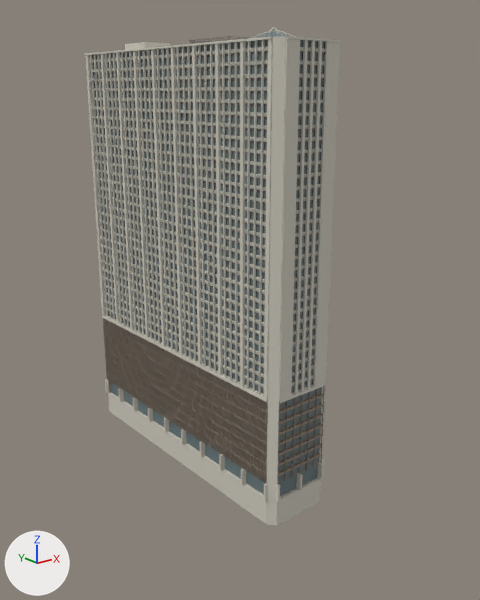
The Blender file godot/tools/blender/authored/millennium_plaza.blend as it was, and as the next commit left it.
Camera for both pictures: a camera (50 mm lens) standing at (-114.8, -163.1, 107.1) and looking at (2.4, -16.7, 48.5). Lighting does not change. The marker at lower left points along +X, +Y and +Z. The picture after the commit comes second.

In view in the first picture: 'Millennium brown ribbed office panels', 'Millennium dark sash and deck railing', 'Millennium fluted residential spandrels', 'Millennium light roof membrane', 'Millennium pale concrete piers', 'Millennium recessed residential glass' and 1 more.
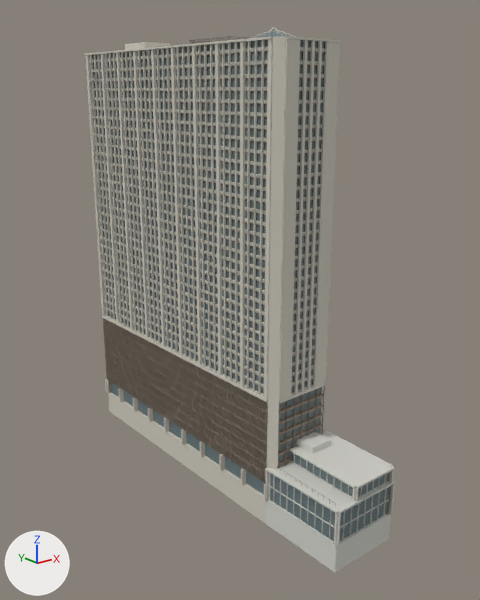
What differs and where, as boxes [x1, y1, x2, y2] in the pictures (480 x 600 px):
'Millennium recessed residential glass', reshaped (28% wider, 10% taller): before [90, 30, 324, 496]; after [90, 30, 389, 541]
'Millennium light roof membrane', reshaped (30% wider, 50% taller): before [89, 47, 325, 396]; after [89, 47, 396, 572]
part 1 of me_millennium_light_roof_membrane, added: after [295, 431, 331, 454]
part 2 of me_millennium_light_roof_membrane, added: after [290, 432, 390, 484]
part 3 of me_millennium_light_roof_membrane, added: after [273, 476, 275, 503]
part 4 of me_millennium_light_roof_membrane, added: after [286, 484, 288, 512]
part 5 of me_millennium_light_roof_membrane, added: after [329, 510, 332, 540]
part 6 of me_millennium_light_roof_membrane, added: after [266, 471, 269, 501]
part 7 of me_millennium_light_roof_membrane, added: after [334, 512, 338, 546]
part 8 of me_millennium_light_roof_membrane, added: after [342, 511, 345, 541]
part 9 of me_millennium_light_roof_membrane, added: after [370, 496, 373, 524]
part 10 of me_millennium_light_roof_membrane, added: after [383, 488, 387, 516]
part 11 of me_millennium_light_roof_membrane, added: after [336, 512, 341, 547]
part 12 of me_millennium_light_roof_membrane, added: after [389, 484, 395, 515]
part 13 of me_millennium_light_roof_membrane, added: after [265, 430, 396, 572]
part 14 of me_millennium_brown_ribbed_office_panels, added: after [387, 486, 391, 515]
part 15 of me_millennium_recessed_residential_glass, added: after [339, 487, 389, 541]
part 16 of me_millennium_recessed_residential_glass, added (mostly hidden): after [358, 473, 388, 497]
part 17 of me_millennium_recessed_residential_glass, added: after [291, 452, 352, 497]
part 18 of me_millennium_recessed_residential_glass, added: after [270, 473, 335, 541]

What changed in the scene script:
```text
Change me_millennium_brown_ribbed_office_panels:
    remove me_millennium_brown_ribbed_office_panels.from_pydata(...)  # 2820 vertices, 2114 faces; spans x -11.3..11.3, y -46.1..46.1, z 0.0..118.8
    add me_millennium_brown_ribbed_office_panels.from_pydata(...)  # 2904 vertices, 2176 faces; spans x -11.3..11.8, y -69.3..46.1, z 0.0..118.8
    me_millennium_brown_ribbed_office_panels part 14: 36 vertices added at x -9.1..11.0, y -69.3..-43.7, z 0.0..9.8
    other edits to the shape of me_millennium_brown_ribbed_office_panels do not show in these pictures
Change me_millennium_light_roof_membrane:
    remove me_millennium_light_roof_membrane.from_pydata(...)  # 59532 vertices, 44648 faces; spans x -11.1..11.1, y -45.9..45.9, z 30.0..118.8
    add me_millennium_light_roof_membrane.from_pydata(...)  # 60524 vertices, 45390 faces; spans x -11.1..12.4, y -69.9..45.9, z -8.0..118.8
    me_millennium_light_roof_membrane part 1: a new loose piece, a box spanning x -0.5..6.5, y -51.5..-44.5, z 14.3..16.1, in mat_millennium_light_roof_membrane (light grey #d1d1ca)
    me_millennium_light_roof_membrane part 2: a new loose piece, a box spanning x -3.0..11.1, y -69.1..-44.2, z 14.1..14.3, in mat_millennium_light_roof_membrane (light grey #d1d1ca)
    me_millennium_light_roof_membrane part 3: the loose piece of 8 vertices spanning x -9.9, y -42.3..-42.2, z 30.0..30.8 is copied, and the copy is scaled about its middle by (7.27, 1.64, 13.7), then moved by (0.4, -4.0, -25.5); it spans x -9.7..-9.3, y -46.3..-46.2, z 0.0..9.8
    me_millennium_light_roof_membrane part 4: the loose piece of 8 vertices spanning x -9.9, y -42.3..-42.2, z 30.0..30.8 is copied, and the copy is scaled about its middle by (7.27, 1.64, 13.7), then moved by (0.5, -9.1, -25.5); it spans x -9.6..-9.2, y -51.4..-51.3, z 0.0..9.8
    me_millennium_light_roof_membrane part 5: the loose piece of 8 vertices spanning x -9.9, y -42.3..-42.2, z 30.0..30.8 is copied, and the copy is scaled about its middle by (7.27, 1.64, 13.7), then moved by (0.9, -24.5, -25.5); it spans x -9.2..-8.8, y -66.8..-66.7, z 0.0..9.8
    me_millennium_light_roof_membrane part 6: the loose piece of 8 vertices spanning x -9.9, y -42.3..-42.2, z 30.0..30.8 is copied, and the copy is scaled about its middle by (16.4, 9.09, 13.7), then moved by (0.0, -1.7, -25.5); it spans x -10.3..-9.4, y -44.2..-43.7, z 0.0..9.8
    me_millennium_light_roof_membrane part 7: the loose piece of 8 vertices spanning x -9.9, y -42.3..-42.2, z 30.0..30.8 is copied, and the copy is scaled about its middle by (16.4, 9.09, 13.7), then moved by (0.7, -26.8, -25.5); it spans x -9.7..-8.8, y -69.3..-68.8, z 0.0..9.8
    me_millennium_light_roof_membrane part 8: the loose piece of 8 vertices spanning x -3.5, y -45.8, z 30.0..30.8 is copied, and the copy is scaled about its middle by (1.64, 7.27, 13.7), then moved by (-3.1, -23.2, -25.5); it spans x -6.6..-6.5, y -69.2..-68.8, z 0.0..9.8
    me_millennium_light_roof_membrane part 9: the loose piece of 8 vertices spanning x 3.7, y -45.6, z 30.0..30.8 is copied, and the copy is scaled about its middle by (1.64, 7.27, 13.7), then moved by (0.2, -23.3, -25.5); it spans x 3.9..4.0, y -69.1..-68.7, z 0.0..9.8
    me_millennium_light_roof_membrane part 10: the loose piece of 8 vertices spanning x 4.6, y -45.6, z 30.0..30.8 is copied, and the copy is scaled about its middle by (1.64, 7.27, 13.7), then moved by (4.6, -23.3, -25.5); it spans x 9.1..9.2, y -69.1..-68.7, z 0.0..9.8
    me_millennium_light_roof_membrane part 11: a new loose piece, a box spanning x -9.2..-8.7, y -69.75..-68.85, z 0.0..9.8, in mat_millennium_light_roof_membrane (light grey #d1d1ca)
    me_millennium_light_roof_membrane part 12: a new loose piece, a box spanning x 11.3..11.8, y -69.65..-68.75, z 0.0..9.8, in mat_millennium_light_roof_membrane (light grey #d1d1ca)
    me_millennium_light_roof_membrane part 13: 752 vertices added at x -10.5..12.4, y -69.9..-43.6, z -8.0..14.4
    other edits to the shape of me_millennium_light_roof_membrane do not show in these pictures
Change me_millennium_recessed_residential_glass:
    remove me_millennium_recessed_residential_glass.from_pydata(...)  # 19904 vertices, 14896 faces; spans x -11.1..10.6, y -45.3..45.9, z 0.2..121.4
    add me_millennium_recessed_residential_glass.from_pydata(...)  # 19968 vertices, 14944 faces; spans x -11.1..11.5, y -69.0..45.9, z 0.2..121.4
    me_millennium_recessed_residential_glass part 15: the loose piece of 8 vertices spanning x -8.0..9.1, y -45.3..-44.9, z 5.4..7.7 is copied, and the copy is scaled about its middle by (1.19, 0.272, 4.15), then moved by (0.8, -23.6, -1.7); it spans x -8.9..11.5, y -68.8..-68.6, z 0.2..9.6
    me_millennium_recessed_residential_glass part 16: a new loose piece, a box spanning x -2.7..10.8, y -68.59..-68.51, z 10.175..13.925, in mat_millennium_recessed_residential_glass (greyish cyan #657679)
    me_millennium_recessed_residential_glass part 17: a new loose piece, a box spanning x -2.49..-2.41, y -68.8..-44.5, z 10.175..13.925, in mat_millennium_recessed_residential_glass (greyish cyan #657679)
    me_millennium_recessed_residential_glass part 18: 8 vertices added at x -9.4..-8.6, y -69.0..-44.0, z 0.2..9.6
    other edits to the shape of me_millennium_recessed_residential_glass do not show in these pictures
```
